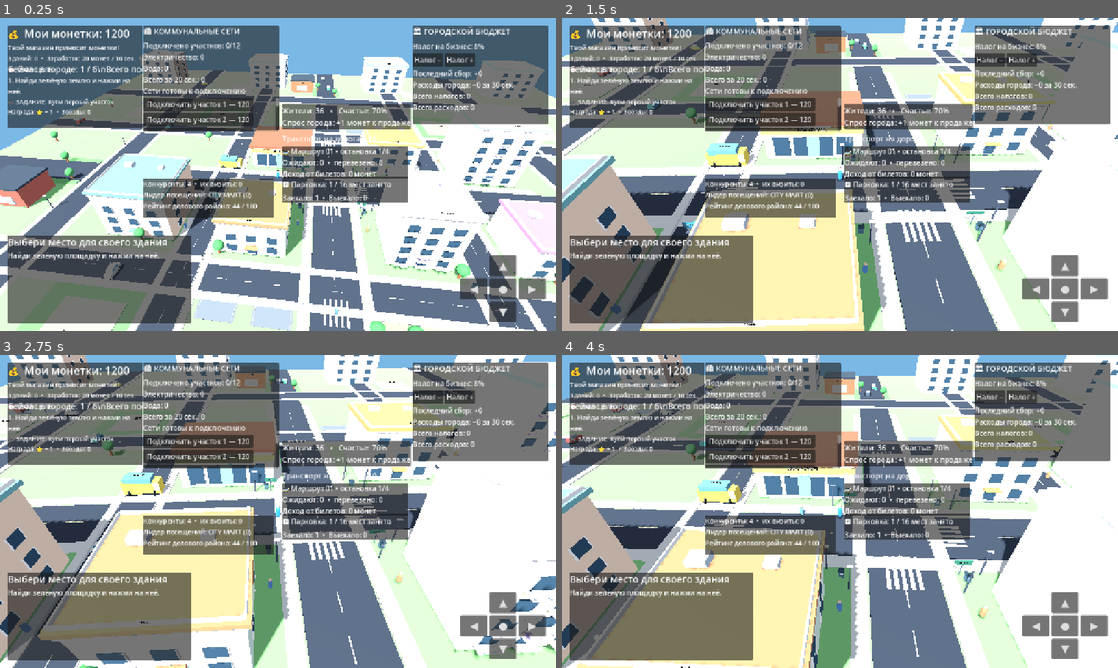
Above: before the commit, frames 1-4 (two rows, left to right).
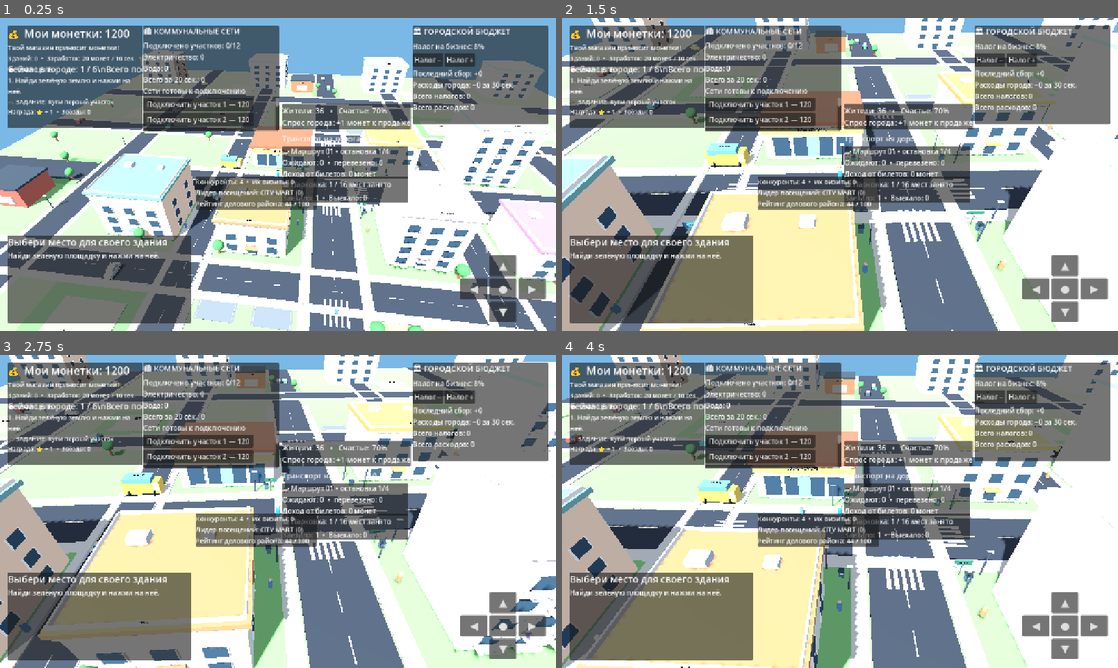
Above: after the commit, the same moments.

Repository: uchihabaha05-del/MINI-WORLD-TYCOON
Game: Godot game, scene res://scenes/Main.tscn
Two runs of this game, one before a commit and one after it. Both use one fixed random seed, a clock stepped at 60 frames per second and the inputs below.
Inputs (mouse positions are in pixels of both pictures, inside the frame that each line leads up to):
- Up to frame 1 (0.25 s): no input
- Up to frame 2 (1.5 s): move the mouse to (962, 158) at 0.52 s; hold D 0.53-1.28 s; click (962, 158) at 0.67 s; move the mouse to (728, 190) at 1.27 s; hold S from 1.28 s (still down)
- Up to frame 3 (2.75 s): move the mouse to (333, 442) at 2.02 s; release S at 2.03 s; hold D from 2.03 s (still down)
- Up to frame 4 (4 s): move the mouse to (812, 574) at 2.77 s; release D at 2.78 s; hold W 2.78-3.53 s; click (812, 574) at 2.92 s; move the mouse to (1006, 558) at 3.52 s; hold A from 3.53 s (still down)

The runs differ from the first frame. In frame 1, 2.8% of the frame differs, in the area x 25-57%, y 50-64%; in frame 2, 2.9%; in frame 3, 2.9%; in frame 4, 2.9%.

Commit message:
Refine compact mobile HUD spacing and panel sizing

Diff:
--- a/scripts/rival_businesses.gd
+++ b/scripts/rival_businesses.gd
@@ -131,8 +131,8 @@
 	layer.layer = 6
 	add_child(layer)
 	var panel := PanelContainer.new()
-	panel.position = Vector2(330, 370)
-	panel.custom_minimum_size = Vector2(300, 90)
+	panel.position = Vector2(450, 365)
+	panel.custom_minimum_size = Vector2(280, 76)
 	layer.add_child(panel)
 	var content := VBoxContainer.new()
 	panel.add_child(content)
